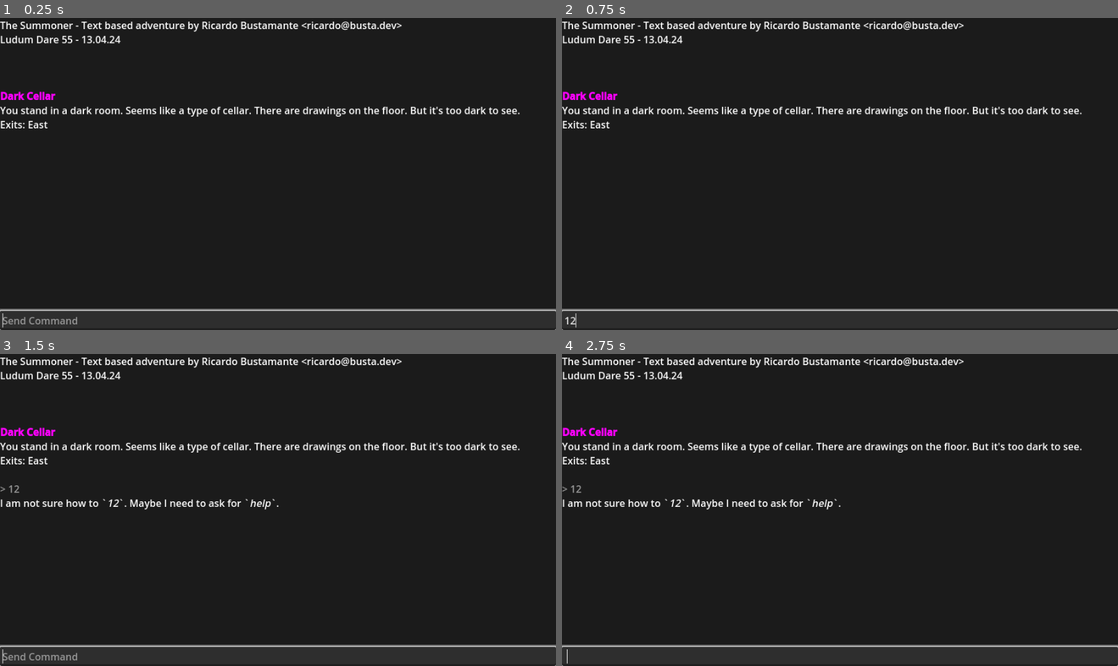
Above: before the commit, frames 1-4 (two rows, left to right).
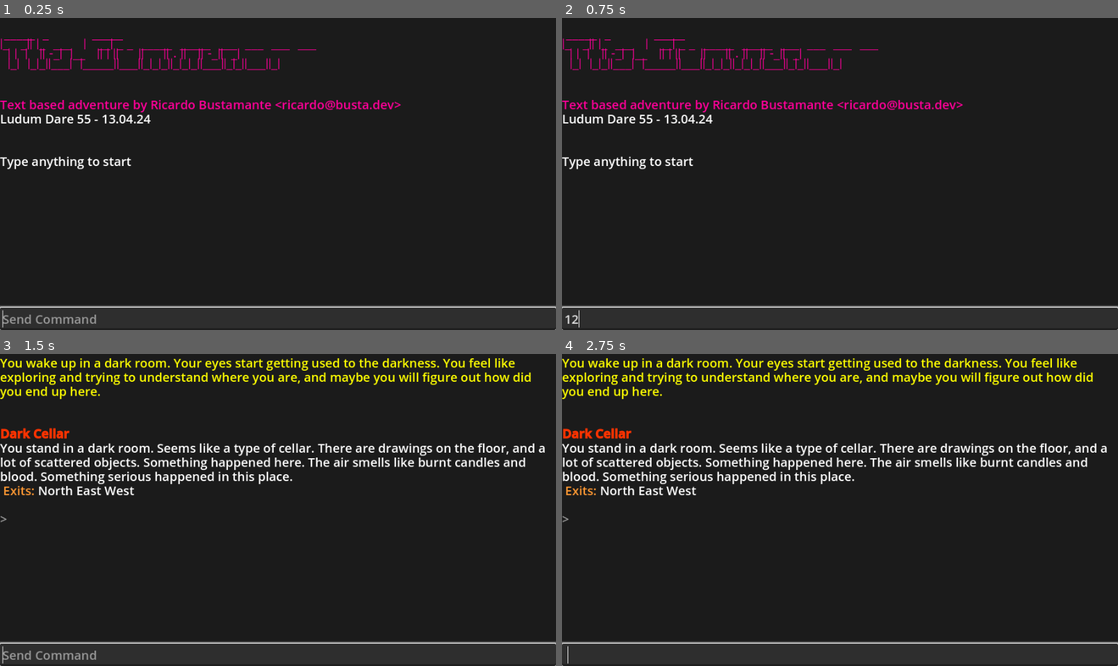
Above: after the commit, the same moments.

Repository: ricardobusta/ludumdare55
Game: Godot game, scene res://terminal.tscn
Two runs of this game, one before a commit and one after it. Both use one fixed random seed, a clock stepped at 60 frames per second and the inputs below.
Inputs (mouse positions are in pixels of both pictures, inside the frame that each line leads up to):
- Up to frame 1 (0.25 s): no input
- Up to frame 2 (0.75 s): click (840, 320) at 0.52 s; type "12" at 0.6 s
- Up to frame 3 (1.5 s): tap Enter at 1.25 s
- Up to frame 4 (2.75 s): tap Space at 2 s

The runs differ from the first frame. In frame 1, 7.1% of the frame differs, in the area x 0-100%, y 1-99%; in frame 2, 6.9%; in frame 3, 11%; in frame 4, 11%.

Commit message:
fix some terminal usages, add prototype rooms

Diff:
--- a/Summoning/game_control.gd
+++ b/Summoning/game_control.gd
@@ -7,23 +7,32 @@
 
 var current_room: int = 1
 
+var started: bool = false
+
 func _ready() -> void:
     input_field.grab_focus()
     input_field.text_submitted.connect(_on_text_submitted)
     text_field.clear()
 
-    _print_text("The Summoner - Text based adventure by Ricardo Bustamante <ricardo@busta.dev>")
-    _print_text("Ludum Dare 55 - 13.04.24\n\n\n")
+    _print_text("[color=#ff0099][code]
+ _____  _           _____
+|_   _|| |_  ___   |   __| _ _  _____  _____  ___  ___  ___  ___
+  | |  |   || -_|  |__   || | ||     ||     || . ||   || -_||  _|
+  |_|  |_|_||___|  |_____||___||_|_|_||_|_|_||___||_|_||___||_|
+[/code]\n
+Text based adventure by Ricardo Bustamante <ricardo@busta.dev>[/color]")
+    _print_text("Ludum Dare 55 - 13.04.24\n\n")
 
-    _print_text(_room().print_complete())
+    _print_text("Type anything to start")
 
 func _on_text_submitted(text: String) -> void:
     input_field.clear()
     text = text.strip_edges(true, true).to_lower()
     if(text.is_empty()):
         return;
-    _print_text("\n[color=#999]> " + text + "[/color]")
+    text_field.append_text("[color=#999]%s[/color]\n" % text)
     _parse_command(text)
+    text_field.append_text("\n[color=#999]> [/color]")
 
 func _print_text(text: String) -> void:
     text_field.append_text(text + "\n")
@@ -31,15 +40,25 @@
 func _parse_command(command: String) -> void:
     var res = command.split(" ", false)
 
+    if(!started):
+        text_field.clear()
+        _print_text("[color=#ffff00]You wake up in a dark room. \
+Your eyes start getting used to the darkness. You feel like \
+exploring and trying to understand where you are, and maybe \
+you will figure out how did you end up here.[/color]\n\n")
+        _print_text(_room().print_complete())
+        started = true
+        return
+
     match res[0]:
-        "look", "l":
+        "look", "l", "ls":
             _handle_look("" if res.size() < 2 else res[1])
-        "move", "m":
+        "move", "m", "mv":
             _handle_move("" if res.size() < 2 else res[1])
         "clear", "cls", "cl", "c":
             text_field.clear()
             _print_text(_room().print_complete())
-        "help":
+        "help", "h":
             _print_text("Some things I could try:\nLook\tMove\tHelp")
         _:
             _print_text("I am not sure how to `[i]%s[/i]`. Maybe I need to ask for `[i]help[/i]`." % res[0])
@@ -66,13 +85,13 @@
 
 func _parse_direction(direction: String) -> String:
     match(direction):
-        "north", "n":
+        "north", "nort", "nor", "no", "n":
             return "north"
-        "south", "s":
+        "south", "sout", "sou", "so", "s":
             return "south"
-        "east", "e":
+        "east", "eas", "ea", "e":
             return "east"
-        "west", "w":
+        "west", "wes", "we", "w":
             return "west"
         _:
             return direction
@@ -88,7 +107,9 @@
             _print_text("There's no room to the %s." % target)
         else:
             _print_text("You move %s." % target)
-            _print_text(_room_at_direction(target).print_complete())
+            current_room = target_room
+            _print_text(_room().print_complete())
+
 
 func _room() -> Room:
     return room_config.rooms[current_room]
--- a/Summoning/room.gd
+++ b/Summoning/room.gd
@@ -34,7 +34,7 @@
     return self
 
 func print_exits() -> String:
-    var text = "Exits:"
+    var text = "[color=#ff9933] Exits:[/color]"
     var has_exit = false;
     if(exit_north > 0):
         text += " North"
@@ -53,6 +53,6 @@
     return text
 
 func print_complete() -> String:
-    var text = "[color=#f0f][b]%s[/b][/color]\n%s\n" % [name, description]
+    var text = "[color=#ff3300][b]%s[/b][/color]\n%s\n" % [name, description]
     text += print_exits()
     return text
--- a/Summoning/room_config.gd
+++ b/Summoning/room_config.gd
@@ -8,12 +8,14 @@
     rooms[1] = ( Room.new()
         .set_name("Dark Cellar")
         .set_description("You stand in a dark room. Seems like a type of cellar. \
-There are drawings on the floor. But it's too dark to see.")
+There are drawings on the floor, and a lot of scattered objects. Something happened here. \
+The air smells like burnt candles and blood. Something serious happened in this place.")
     )
 
     rooms[2] = ( Room.new()
         .set_name("Tools Cabinet")
-        .set_description("Sample Description ")
+        .set_description("A small cabinet containing many tools. There's a small lamp \
+    that allows you to see the items contained in the room.")
     )
 
     rooms[3] = ( Room.new()
@@ -52,6 +54,10 @@
 
     make_passage("e", 1, 2)
 
+    make_passage("w", 1, 3)
+
+    make_passage("n", 1, 4)
+
 func make_passage(dir: String, from: int, to: int):
     match(dir):
         "n":
--- /dev/null
+++ b/Summoning/terminal.tres
@@ -0,0 +1,18 @@
+[gd_resource type="Theme" load_steps=3 format=3 uid="uid://cubys7atjtuwu"]
+
+[sub_resource type="SystemFont" id="SystemFont_kv7u2"]
+font_names = PackedStringArray("Monospace")
+
+[sub_resource type="StyleBoxFlat" id="StyleBoxFlat_cxaa7"]
+bg_color = Color(0.105882, 0.105882, 0.105882, 1)
+
+[resource]
+LineEdit/font_sizes/font_size = 20
+RichTextLabel/constants/line_separation = -5
+RichTextLabel/font_sizes/bold_font_size = 20
+RichTextLabel/font_sizes/bold_italics_font_size = 20
+RichTextLabel/font_sizes/italics_font_size = 20
+RichTextLabel/font_sizes/mono_font_size = 20
+RichTextLabel/font_sizes/normal_font_size = 20
+RichTextLabel/fonts/mono_font = SubResource("SystemFont_kv7u2")
+RichTextLabel/styles/normal = SubResource("StyleBoxFlat_cxaa7")
--- a/Summoning/terminal.tscn
+++ b/Summoning/terminal.tscn
@@ -1,12 +1,7 @@
-[gd_scene load_steps=4 format=3 uid="uid://cvxdc6djtlt3y"]
+[gd_scene load_steps=3 format=3 uid="uid://cvxdc6djtlt3y"]
 
 [ext_resource type="Script" path="res://game_control.gd" id="1_akcal"]
-
-[sub_resource type="StyleBoxFlat" id="StyleBoxFlat_cxaa7"]
-bg_color = Color(0.105882, 0.105882, 0.105882, 1)
-
-[sub_resource type="Theme" id="Theme_yaj5w"]
-RichTextLabel/styles/normal = SubResource("StyleBoxFlat_cxaa7")
+[ext_resource type="Theme" uid="uid://cubys7atjtuwu" path="res://terminal.tres" id="2_vibat"]
 
 [node name="Node" type="Node"]
 script = ExtResource("1_akcal")
@@ -26,16 +21,19 @@
 anchor_bottom = 1.0
 grow_horizontal = 2
 grow_vertical = 2
+theme = ExtResource("2_vibat")
 
 [node name="RichTextLabel" type="RichTextLabel" parent="Control/VBoxContainer"]
 layout_mode = 2
 size_flags_vertical = 3
-theme = SubResource("Theme_yaj5w")
 bbcode_enabled = true
 text = "[b]The Room[/b]
 There is some description of the room you are in.
-SOmething something
-[b]Exits:[/b] N E S W"
+Something something
+[i]Testing italic[/i]
+[b][i]Testing bold italic[/i][/b]
+[b]Exits:[/b] N E S W
+[code]test code[/code]"
 scroll_following = true
 
 [node name="LineEdit" type="LineEdit" parent="Control/VBoxContainer"]
